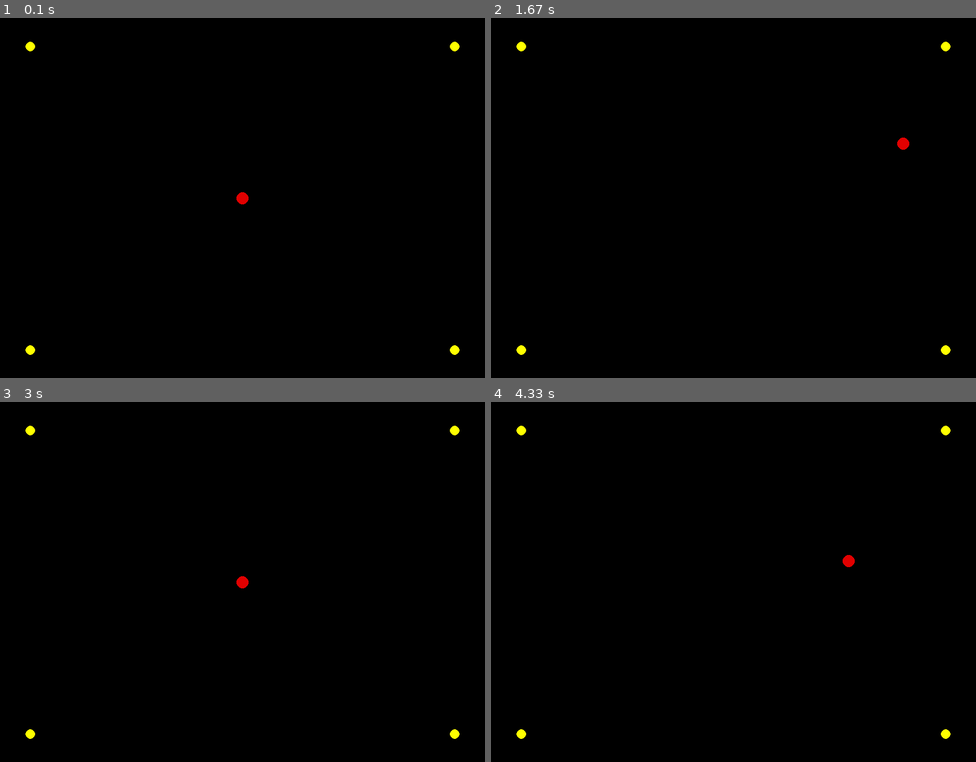
Above: before the commit, frames 1-4 (two rows, left to right).
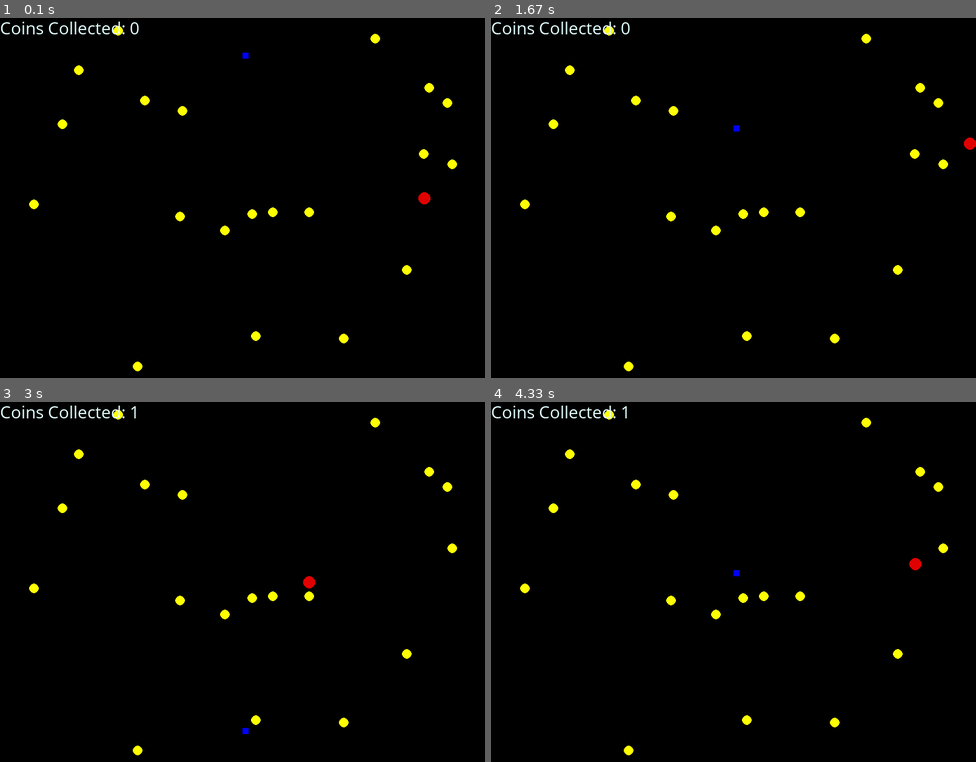
Above: after the commit, the same moments.

Repository: Carter-Birb/Personal-Projects
Game: pygame game, started from pygame-practice.py
Same seed, same stepped clock (60 frames per second), same inputs: the game is played once before the commit and once after it.
Inputs:
- Up to frame 1 (0.1 s): no input
- Up to frame 2 (1.67 s): hold D 0.33-0.8 s; hold W 0.83-1.13 s; hold D 1.17-1.63 s
- Up to frame 3 (3 s): hold A 1.67-2.2 s; hold S 2.23-2.53 s; hold A 2.57-2.97 s
- Up to frame 4 (4.33 s): hold W 3-3.37 s; hold D 3.4-4.03 s; hold S from 4.07 s (still down)

The runs differ from the first frame. In frame 1, 1.4% of the frame differs, in the area x 0-95%, y 1-99%; in frame 2, 1.4%; in frame 3, 1.4%; in frame 4, 1.4%.

Commit message:
Added Sound Effects folder, and updated pygame-practice.py to have sound effects and more

Diff:
--- a/pygame-practice.py
+++ b/pygame-practice.py
@@ -1,8 +1,14 @@
 import pygame
-import math
+from math import sqrt
+from random import randint
+import time
 
 # Initialize Pygame
 pygame.init()
+
+# Debugging
+DEBUG = True
+last_debug_time = time.time()
 
 # Set up display
 WIDTH, HEIGHT = 800, 600
@@ -10,19 +16,48 @@
 pygame.display.set_caption("My First Pygame Window")
 clock = pygame.time.Clock()
 
+# Render font
+pygame.font.init()
+font = pygame.font.SysFont("Comic Sans MS", 30)
+
+# Sound effects
+coin_sound = pygame.mixer.Sound("Sound Effects/coin-collect-retro-8-bit-sound-effect-145251.mp3")
+death_sound = pygame.mixer.Sound("Sound Effects\glitch-scream-305035.mp3")
+music = pygame.mixer.Sound("Sound Effects\8-bit-loop-189494.mp3")
+
+# Sound effects volume
+coin_sound.set_volume(0.5)
+death_sound.set_volume(0.1)
+music.set_volume(0.1)
+
+# Begins the background music to play indefinitely
+music.play(-1)
+
 # Player properties
-player_x, player_y = 400, 300
+player_x, player_y = 700, 300
 player_radius = 10
 player_speed_x = 5
 player_speed_y = 5
+coins_collected = 0
+player_alive = True
 
-# Coin locations
-coins = [
-    {"x": 750, "y": 550, "radius": 8, "collected": False},
-    {"x": 750, "y": 50, "radius": 8, "collected": False},
-    {"x": 50, "y": 550, "radius": 8, "collected": False},
-    {"x": 50, "y": 50, "radius": 8, "collected": False}
-]
+# Enemy properties
+enemy_width = 10
+enemy_height = 10
+enemy_speed = 10
+enemy_x, enemy_y = WIDTH // 2, enemy_height
+enemy_direction = 1  # 1 for down, -1 for up
+
+# Coin properties
+coin_radius = 8
+num_coins = 20
+
+# Generate coin locations
+coins = []
+for _ in range(num_coins):
+    coin_x = randint(coin_radius, WIDTH - coin_radius)
+    coin_y = randint(coin_radius, HEIGHT - coin_radius)
+    coins.append({'x': coin_x, 'y': coin_y, 'radius': coin_radius, 'collected': False})
 
 # Main loop
 running = True
@@ -30,45 +65,82 @@
     screen.fill((0, 0, 0))  # Fills the screen with black
 
 
-    # Draws the game objects
-    for coin in coins:
-        if not coin['collected']:
-            pygame.draw.circle(screen, (255, 255, 0), (coin['x'], coin['y']), coin['radius'])
-
-    pygame.draw.circle(screen, (225, 0, 0), (player_x, player_y), player_radius)
-
-
-    # Controls the Movement of the RED circle aswell as events
+    # Event handling
     for event in pygame.event.get():
         if event.type == pygame.QUIT:  # Allows the window to be closed
             running = False
 
     keys = pygame.key.get_pressed()
 
-    if keys[pygame.K_w]:
-        player_y -= player_speed_y
-    if keys[pygame.K_a]:
-        player_x -= player_speed_x
-    if keys[pygame.K_s]:
-        player_y += player_speed_y
-    if keys[pygame.K_d]:
-        player_x += player_speed_x
+    if player_alive:
+        # Controls the movement of the player
+        if keys[pygame.K_w]:
+            player_y -= player_speed_y
+        if keys[pygame.K_a]:
+            player_x -= player_speed_x
+        if keys[pygame.K_s]:
+            player_y += player_speed_y
+        if keys[pygame.K_d]:
+            player_x += player_speed_x
 
-    player_x = max(player_radius, min(player_x, WIDTH - player_radius))
-    player_y = max(player_radius, min(player_y, HEIGHT - player_radius))
+        player_x = max(player_radius, min(player_x, WIDTH - player_radius))
+        player_y = max(player_radius, min(player_y, HEIGHT - player_radius))
+
+        # Draws the player
+        pygame.draw.circle(screen, (225, 0, 0), (player_x, player_y), player_radius)
+
+        # Detects the player's collision with a coin
+        for coin in coins:
+            if not coin['collected']:
+                coin_distance = sqrt(((player_x - coin['x']) ** 2) + ((player_y - coin['y']) ** 2))
+                if coin_distance <= (player_radius + coin['radius']):
+                    coin['collected'] = True
+                    coin_sound.play()
+                    coins_collected += 1
+                    if DEBUG:
+                        print("The player collided with a coin")
 
 
-    # Detects the player's collision with a coin
+        # Detects the player's collision with an enemy
+        enemy_distance = sqrt(((player_x - enemy_x) ** 2) + ((player_y - enemy_y) ** 2))
+        if enemy_distance <= (player_radius + enemy_width):
+            player_alive = False
+            music.stop() # Stops the background music
+            death_sound.play()
+            if DEBUG:
+                print("The player collided with an enemy")
+
+    # Draws the game objects
     for coin in coins:
         if not coin['collected']:
-            distance = math.sqrt(((player_x - coin['x']) ** 2) + ((player_y - coin['y']) ** 2))
-            if distance <= (player_radius + coin['radius']):
-                coin['collected'] = True
-                print("The player collected a coin!")
+            pygame.draw.circle(screen, (255, 255, 0), (coin['x'], coin['y']), coin['radius'])
 
+    pygame.draw.rect(screen, (0, 0, 255), (enemy_x, enemy_y, enemy_width, enemy_height))
+
+    # Controls the movement of the enemy square
+    enemy_y += enemy_speed * enemy_direction
+    if enemy_y <= enemy_height or enemy_y >= HEIGHT - enemy_height:
+        enemy_direction *= -1  # Reverses the direction of the enemy
+
+    # Render text
+    if coins_collected == num_coins:
+        text_surface = font.render(f"You Win!", True, (255, 255, 255))
+        screen.blit(text_surface, (0, 0))
+    elif not player_alive:
+        text_surface = font.render(f"You died.", True, (255, 255, 255))
+        screen.blit(text_surface, (0, 0))
+    else:
+        text_surface = font.render(f"Coins Collected: {coins_collected}", True, (225, 255, 255))
+        screen.blit(text_surface, (0, 0))
 
     pygame.display.flip()  # Updates the display
 
-    clock.tick(60)
+    # Print debug info every 0.2 seconds
+    current_time = time.time()
+    if DEBUG and current_time - last_debug_time >= 0.2:
+        print(f"Player x: {player_x} Player y: {player_y} Enemy x: {enemy_x} Enemy y: {enemy_y}")
+        last_debug_time = current_time
+
+    clock.tick(60) # Limits the fps to 60
 
 pygame.quit()
